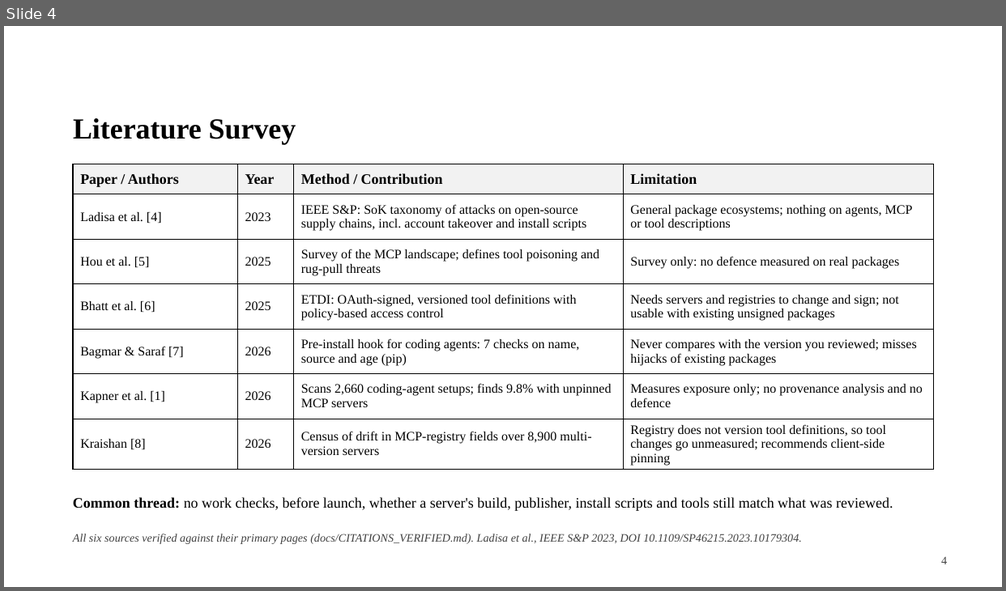
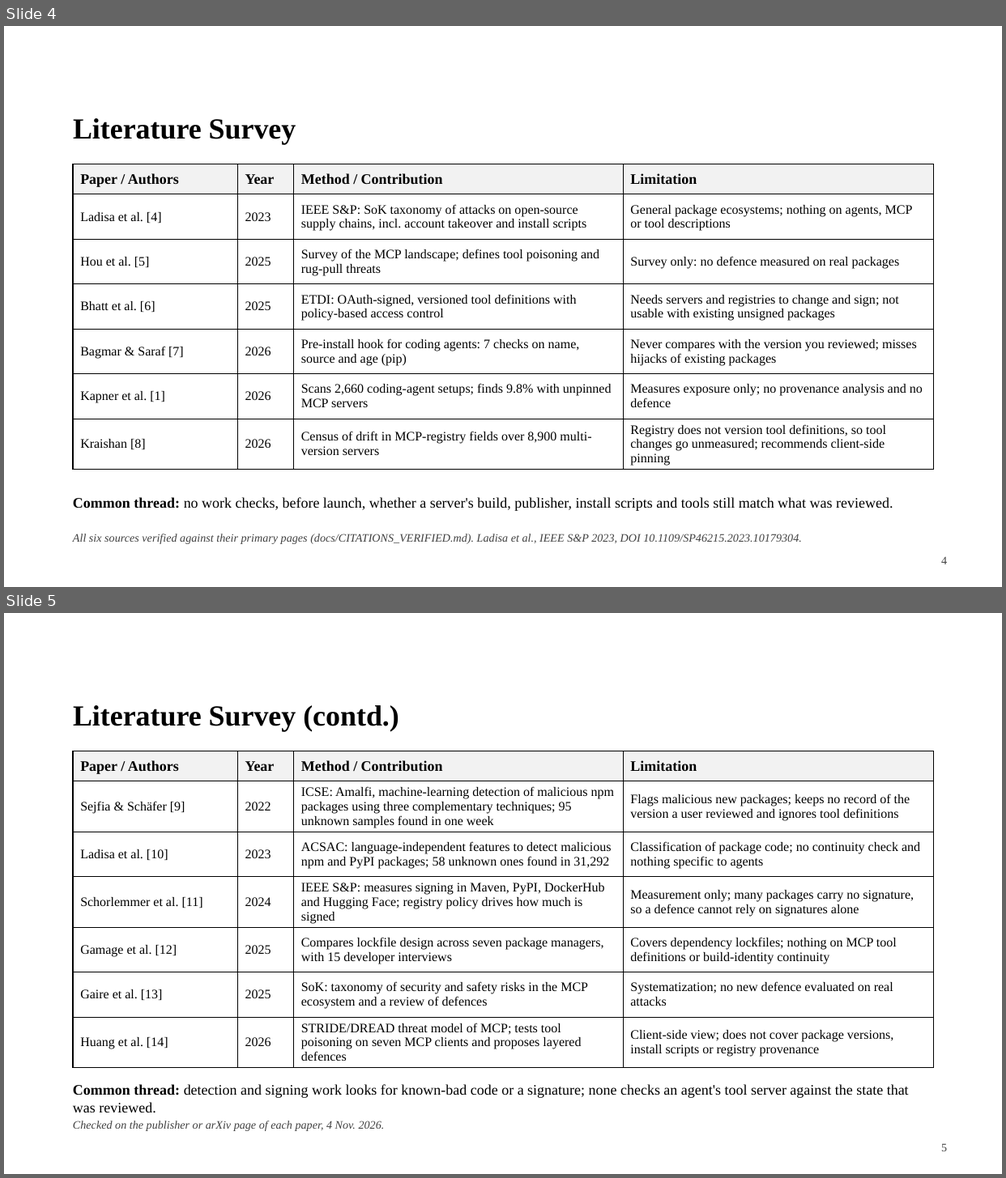
Before and after one commit to ftaakash/MCP-Lock, a slide deck: reports/presentation/MCP-Lock-Review0.pptx. Shown one above the other, each under a label of ours: slide 4 before the commit, slides 4 and 5 after it. The pictures are 1006x591 and 1006x1178 pixels, drawn with LibreOffice and Linux fonts; fonts in the diff are those of the drawing; background and template pictures are left out. Boxes give left, top, right and bottom in pixels: in the first picture for what was removed or moved away, otherwise in the second. Text is boxed around its words. In the diff, an @@ line names an element or a change of style, - is before the commit and + after.

Commit message:
docs: Review 0 deck adds six verified 2022-2026 papers, simple alternatives, CSBS and guide title

```diff
--- a/reports/presentation/MCP-Lock-Review0.pptx
+++ b/reports/presentation/MCP-Lock-Review0.pptx
@@ slide 5 added at box(4, 613, 1002, 1174), background #FFFFFF @@
@@ title added at box(73, 705, 399, 731), 28 pt, text #000000, bold @@
+Literature Survey (contd.)
@@ table added at box(73, 752, 934, 1064), 7 rows, 4 columns @@
+Paper / Authors | Year | Method / Contribution | Limitation
+Sejfia & Schäfer [9] | 2022 | ICSE: Amalfi, machine-learning detection of malicious npm packages using three complementary techniques; 95 unknown samples found in one week | Flags malicious new packages; keeps no record of the version a user reviewed and ignores tool definitions
+Ladisa et al. [10] | 2023 | ACSAC: language-independent features to detect malicious npm and PyPI packages; 58 unknown ones found in 31,292 | Classification of package code; no continuity check and nothing specific to agents
+Schorlemmer et al. [11] | 2024 | IEEE S&P: measures signing in Maven, PyPI, DockerHub and Hugging Face; registry policy drives how much is signed | Measurement only; many packages carry no signature, so a defence cannot rely on signatures alone
+Gamage et al. [12] | 2025 | Compares lockfile design across seven package managers, with 15 developer interviews | Covers dependency lockfiles; nothing on MCP tool definitions or build-identity continuity
+Gaire et al. [13] | 2025 | SoK: taxonomy of security and safety risks in the MCP ecosystem and a review of defences | Systematization; no new defence evaluated on real attacks
+Huang et al. [14] | 2026 | STRIDE/DREAD threat model of MCP; tests tool poisoning on seven MCP clients and proposes layered defences | Client-side view; does not cover package versions, install scripts or registry provenance
@@ text added at box(73, 1084, 909, 1114), 14 pt, text #000000 @@
+Common thread: detection and signing work looks for known-bad code or a signature; none checks an agent's tool server against the state that was reviewed.
@@ text added at box(73, 1121, 385, 1131), 11 pt, text #404040, italic @@
+Checked on the publisher or arXiv page of each paper, 4 Nov. 2026.
@@ page number added at box(941, 1144, 947, 1152), 11 pt, text #404040 @@
+5
```
Also in this commit, not shown: 5 slides changed, 2 other files.
